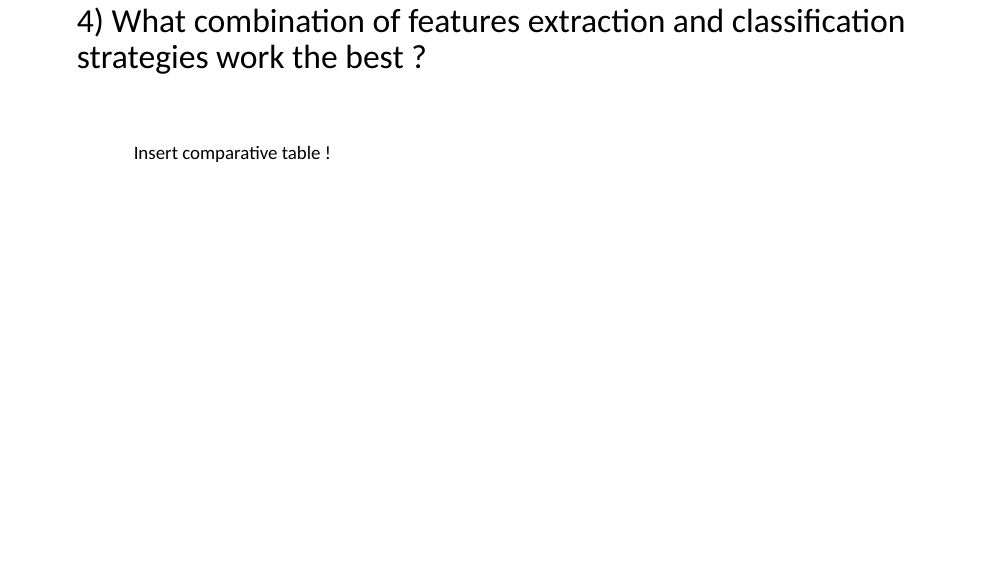
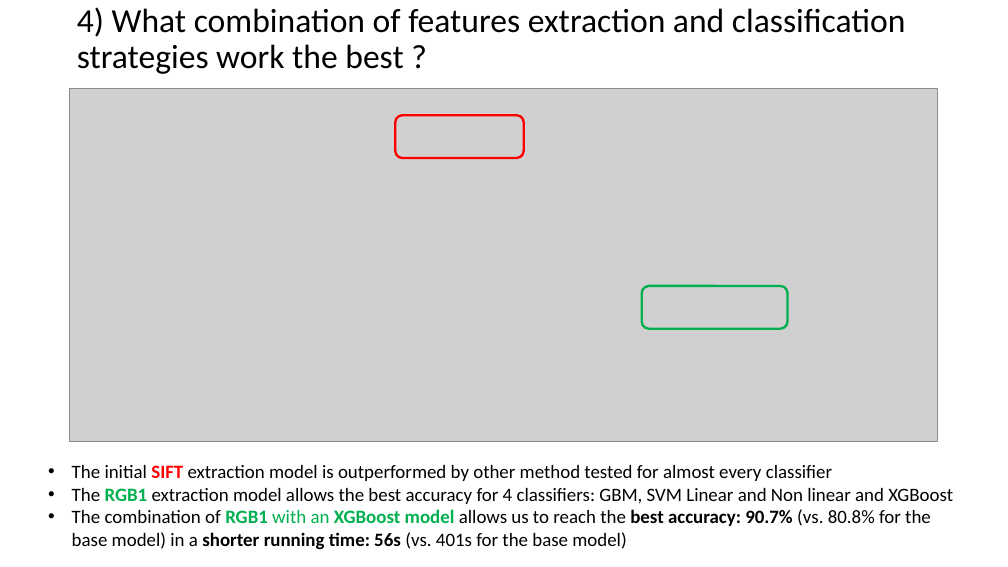
Before and after one commit to TZstatsADS/Fall2017-project3-grp7, a slide deck: slide 6 of doc/team7_presentation.pptx (slide 5 before the commit). Drawn at 1008x567 pixels with LibreOffice and Linux fonts; fonts in the diff are those of the drawing; grey boxes stand for pictures. Boxes give left, top, right and bottom in pixels: in the first picture for what was removed or moved away, otherwise in the second. Text is boxed around its words. In the diff, an @@ line names an element or a change of style, - is before the commit and + after.

```diff
--- a/doc/team7_presentation.pptx
+++ b/doc/team7_presentation.pptx
@@ picture added at bbox=[70, 88, 938, 442] @@
@@ rounded rectangle added at bbox=[395, 115, 524, 158], outline #FF0000 2.25 pt @@
@@ text removed at bbox=[134, 146, 321, 162] @@
-Insert comparative table !
@@ rounded rectangle added at bbox=[642, 286, 788, 329], outline #00B050 2.25 pt @@
@@ text added at bbox=[72, 465, 953, 550], 18 pt, text #000000 @@
+• The initial SIFT extraction model is outperformed by other method tested for almost every classifier
+• The RGB1 extraction model allows the best accuracy for 4 classifiers: GBM, SVM Linear and Non linear and XGBoost
+• The combination of RGB1 with an XGBoost model allows us to reach the best accuracy: 90.7% (vs. 80.8% for the base model) in a shorter running time: 56s (vs. 401s for the base model)
```
Also in this commit, not shown: 1 other slide changed, 4 slides added, 4 slides removed.
